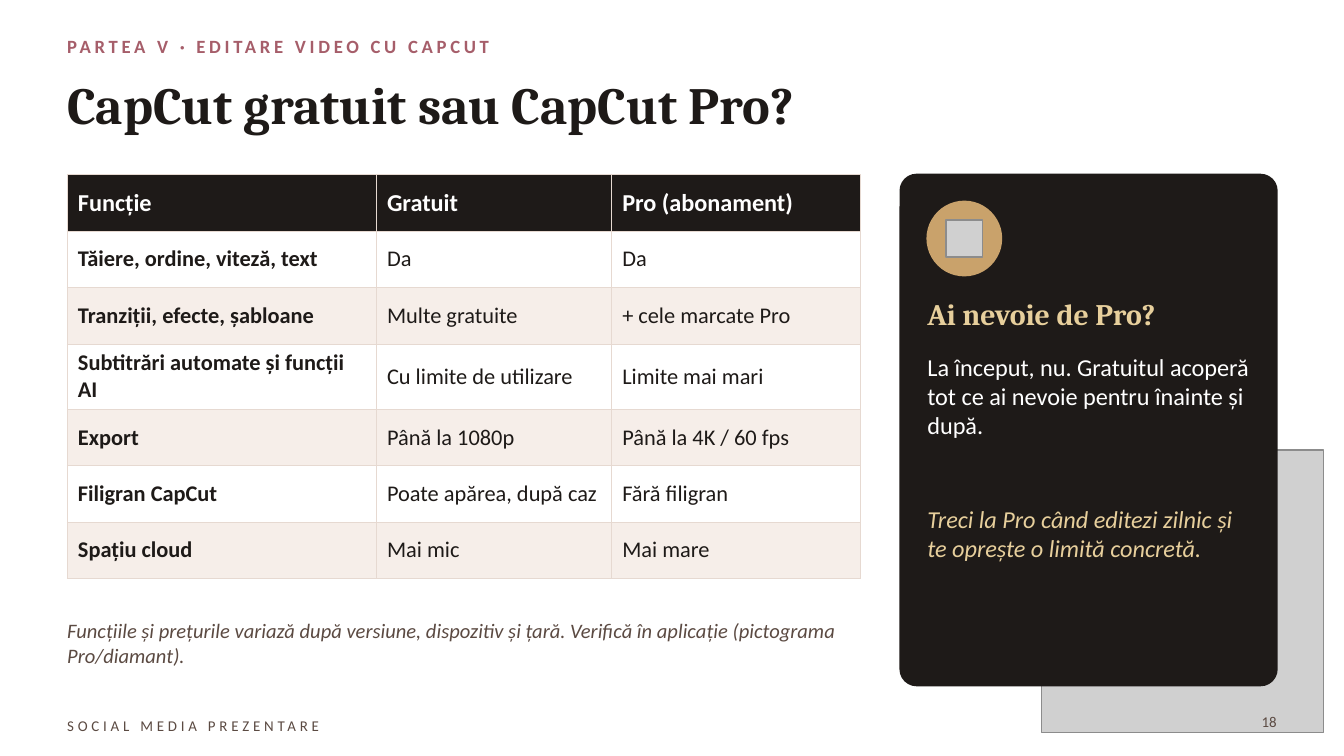
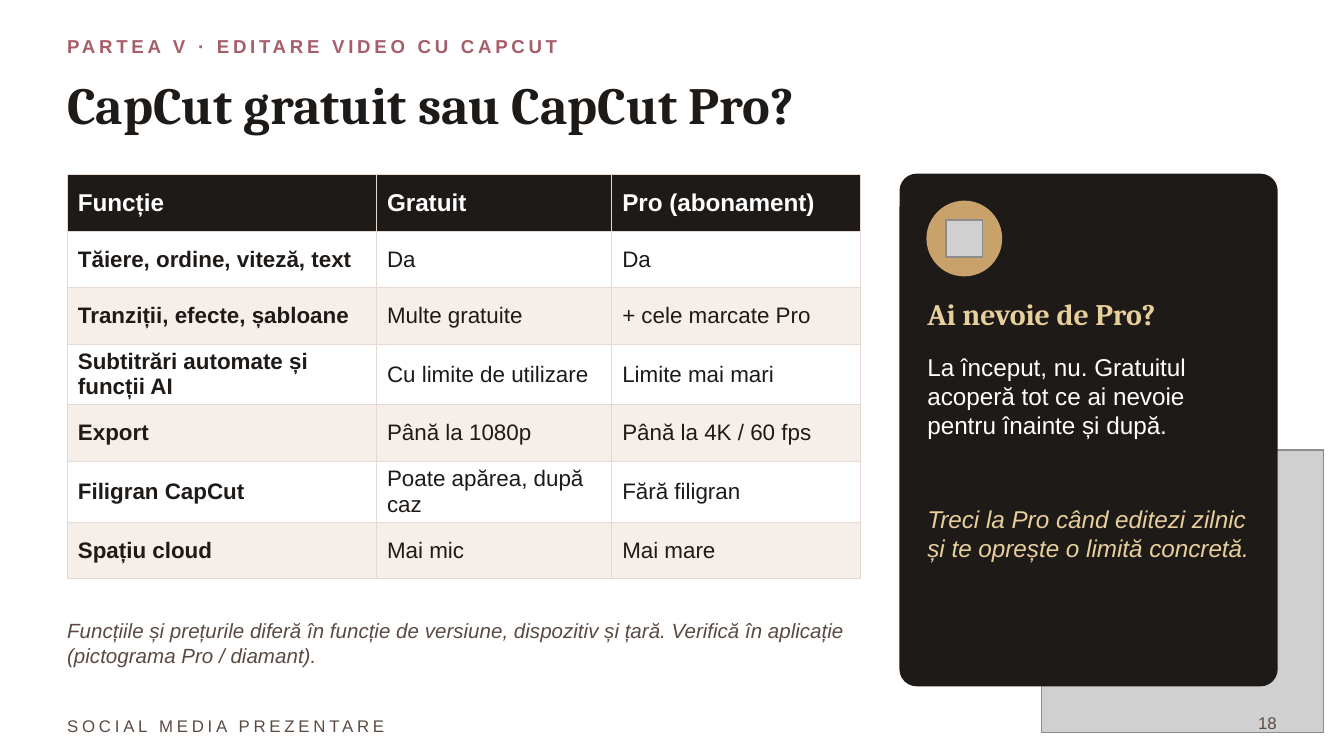
Before and after one commit to dianaavram2014/Blonde-ambition, a slide deck: slide 18 of SOCIAL_MEDIA_PREZENTARE.pptx. Drawn at 1344x756 pixels with LibreOffice and Linux fonts; fonts in the diff are those of the drawing; grey boxes stand for pictures. Boxes give left, top, right and bottom in pixels: in the first picture for what was removed or moved away, otherwise in the second. Text is boxed around its words. In the diff, an @@ line names an element or a change of style, - is before the commit and + after.

```diff
--- a/SOCIAL_MEDIA_PREZENTARE.pptx
+++ b/SOCIAL_MEDIA_PREZENTARE.pptx
@@ table at [67, 175, 860, 567] @@
@@ font Calibri to Arial @@
@@ font Calibri to Arial in 3 elements at [173, 40, 185, 53], [927, 358, 1186, 439], [927, 510, 1249, 562] @@
@@ text at [67, 623, 843, 668]: text changed; font Calibri to Arial @@
-Funcțiile și prețurile variază după versiune, dispozitiv și țară. Verifică în aplicație (pictograma Pro/diamant).
+Funcțiile și prețurile diferă în funcție de versiune, dispozitiv și țară. Verifică în aplicație (pictograma Pro / diamant).
@@ text "SOCIAL MEDIA PREZENTARE" at [67, 712, 605, 739]: size 8 to 9 pt, font Calibri to Arial @@
@@ page number at [1258, 717, 1277, 733]: size 8 to 9 pt, font Calibri to Arial @@
```
Also in this commit, not shown: 19 other slides changed, 1 other file.
